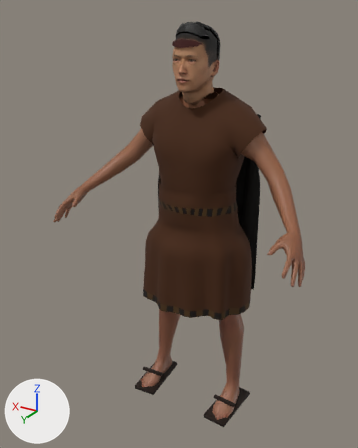
One commit to the glTF model campaigns/01_pachacutec/assets/models/pch_npc_principal.glb: the scene before it, then after it.
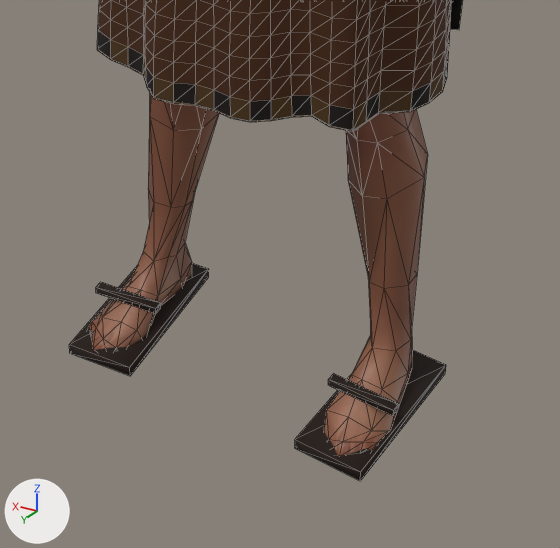
There are two pictures of each version: one whole from a 50 mm camera at (-0.89, 1.656, 1.622) aimed at (0.054, 0.082, 0.835), one close up on the part from 32% to 79% of the width and 63% to 100% of the height. Lighting does not change. The marker at lower left points along +X, +Y and +Z. The last two pictures show the newer version. The close-ups show mesh edges as thin lines. Where no turn or scale is listed for an object, it has been applied to the vertices. Vertices at exactly the same position are counted once.

Names of what the first close-up shows: 'body', 'clothes'.
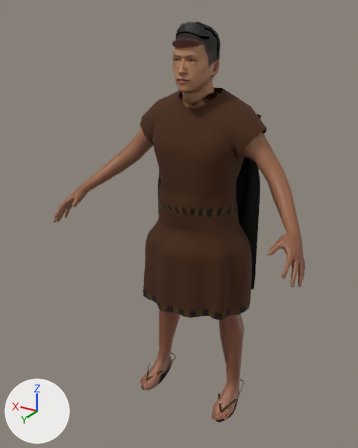
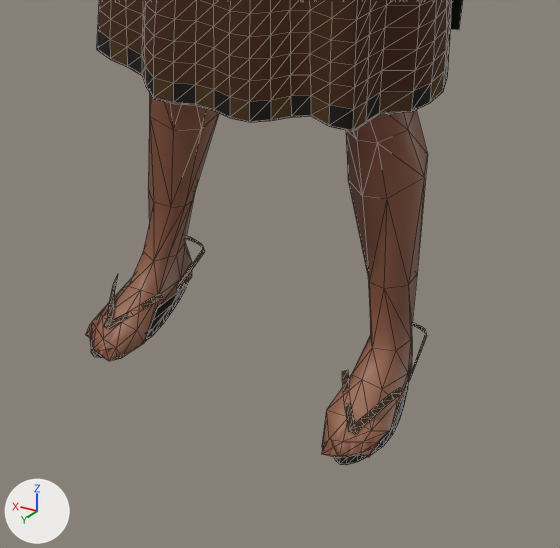
Boxes [x1, y1, x2, y2] around the edits, measured in the close-ups (560 x 548 px):
'clothes', reshaped: before [69, 0, 463, 481]; after [90, 0, 463, 465]
part 1 of me_clothes, rebuilt (29% narrower, 32% shorter): before [69, 263, 209, 376]; after [90, 281, 189, 358]
part 2 of me_clothes, rebuilt: before [295, 350, 446, 481]; after [334, 376, 410, 465]
part 3 of me_clothes, added: after [409, 322, 426, 381]
part 4 of me_clothes, added: after [177, 236, 205, 290]
part 5 of me_clothes, reshaped: before [328, 373, 399, 416]; after [342, 370, 402, 434]
part 6 of me_clothes, cut back: before [96, 282, 161, 314]; after [104, 275, 163, 329]

The edits, one by one:
me_clothes is used by ob_clothes; location (0.0, 0.0, 0.0).
me_clothes had 1367 vertices, 2516 faces and spanned x -0.256..0.257, y -0.203..0.205, z 0.0..1.363.
me_clothes now has 1523 vertices, 2732 faces and spans x -0.256..0.257, y -0.203..0.206, z 0.001..1.363.
me_clothes part 1: the loose piece of 8 vertices spanning x 0.131..0.246, y -0.055..0.19, z 0.0..0.016 is rebuilt with 48 vertices and now spans x 0.148..0.233, y -0.047..0.179, z 0.001..0.014.
me_clothes part 2: the loose piece of 8 vertices spanning x -0.246..-0.131, y -0.055..0.19, z 0.0..0.016 is rebuilt with 48 vertices and now spans x -0.233..-0.148, y -0.047..0.179, z 0.001..0.014.
me_clothes part 3: a new loose piece of 22 vertices spanning x -0.222..-0.149, y -0.06..0.029, z 0.03..0.059, in mat_pch_cloth.
me_clothes part 4: a new loose piece of 22 vertices spanning x 0.149..0.222, y -0.06..0.029, z 0.03..0.059, in mat_pch_cloth.
Part 5, on me_clothes:
8 vertices are removed from x -0.239..-0.138, y 0.09..0.111, z 0.049..0.059.
12 faces are deleted.
24 vertices are added at x -0.231..-0.145, y 0.068..0.149, z 0.029..0.058.
20 new faces join them.
Part 6, on me_clothes:
8 vertices are removed from x 0.138..0.239, y 0.09..0.111, z 0.049..0.059.
12 faces are deleted.
24 vertices are added at x 0.145..0.231, y 0.068..0.149, z 0.029..0.058.
20 new faces join them.
Other edits to the shape of me_clothes do not show in these pictures.
